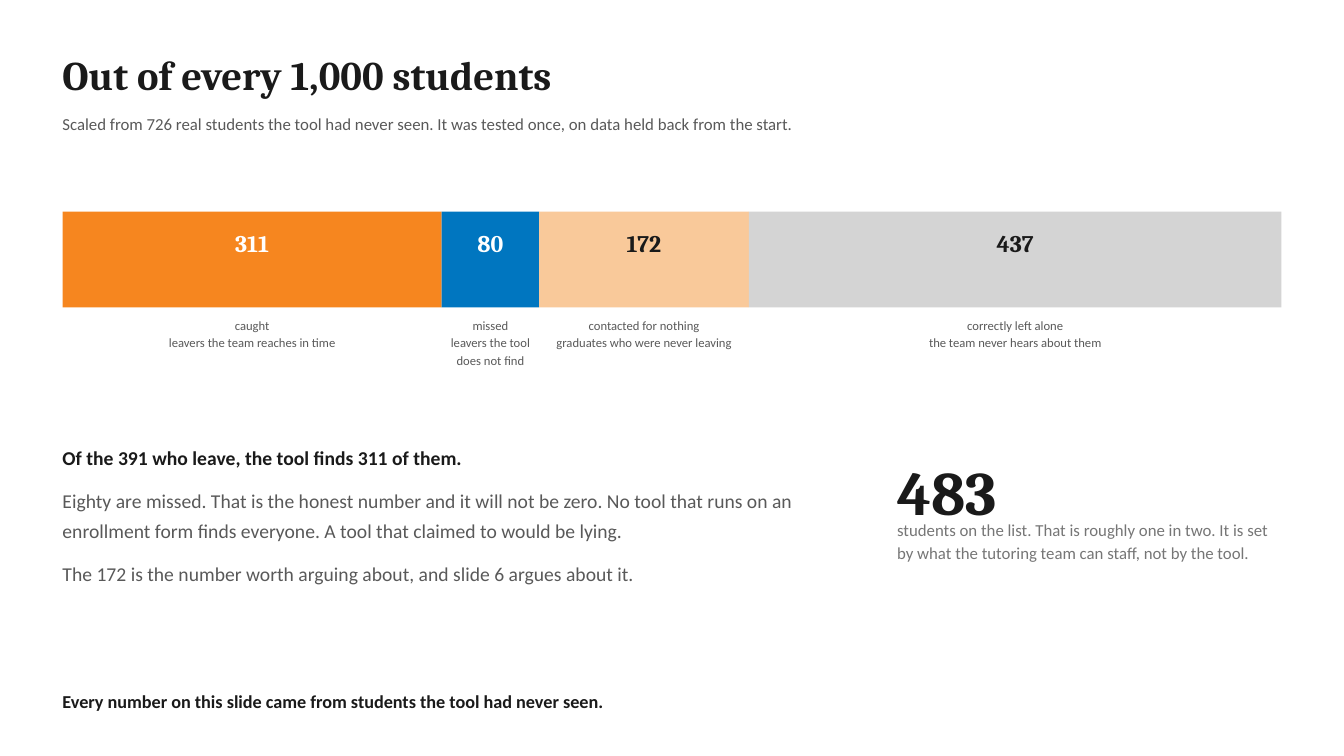
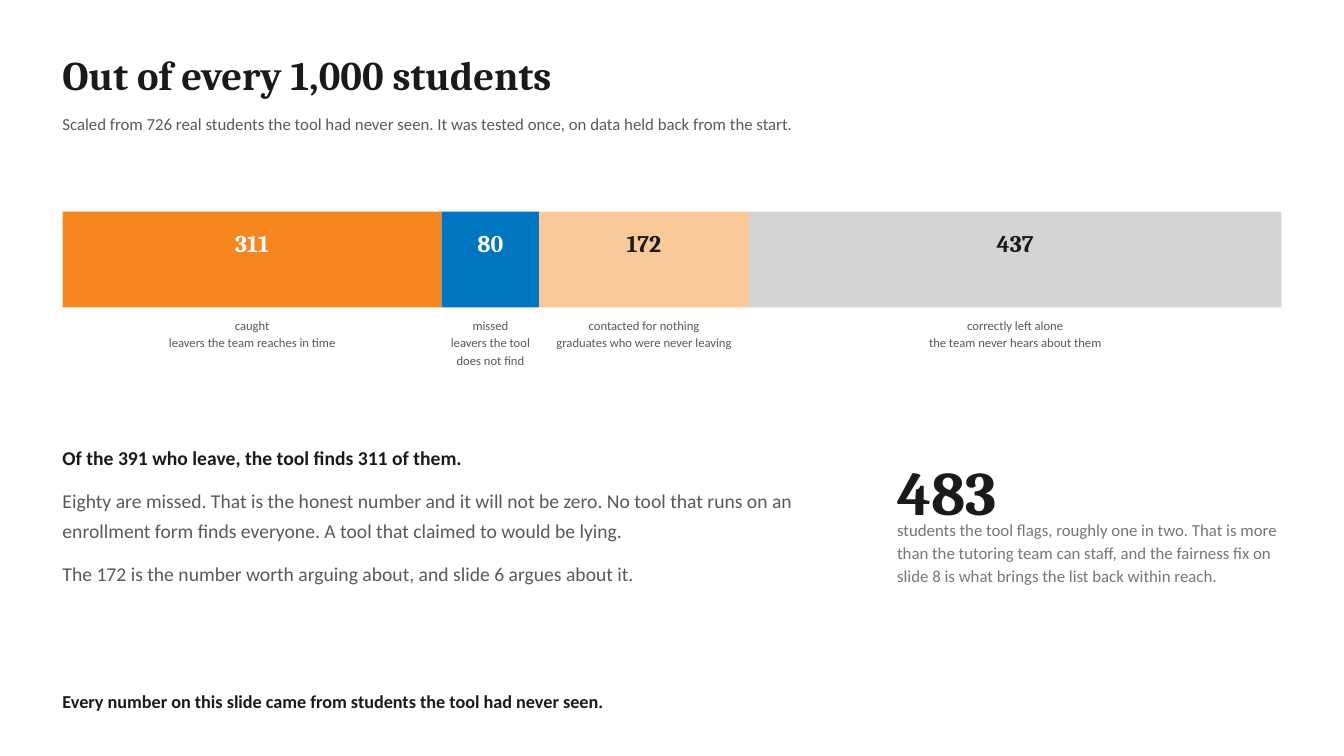
Before and after one commit to jeryldev/pgdaiml-capstone, a slide deck: slide 4 of presentations/business.pptx. Drawn at 1344x756 pixels with LibreOffice and Linux fonts; fonts in the diff are those of the drawing. Boxes give left, top, right and bottom in pixels: in the first picture for what was removed or moved away, otherwise in the second. Text is boxed around its words. In the diff, an @@ line names an element or a change of style, - is before the commit and + after.

Commit message:
feat(step-5): measure and document the ranking seam
Measure that the ExponentiatedGradient ranking collapses to five bands
(PR-AUC 0.822 to 0.617), so the shipped fair model picks the flag set
and the base model orders it. The fair set of 410 per 1,000 fits the
450 the team can staff, which is also what first brings the list inside
capacity: the unmitigated 483 overshoots it by 33. Document the seam and
its one failure case across notebook 05, the report, and both decks, add
the capacity print to notebook 05, and correct the parental-occupation
dummy count to 78 to 24.

```diff
--- a/presentations/business.pptx
+++ b/presentations/business.pptx
@@ text at [897,524,1276,585]: text changed @@
-students on the list. That is roughly one in two. It is set by what the tutoring team can staff, not by the tool.
+students the tool flags, roughly one in two. That is more than the tutoring team can staff, and the fairness fix on slide 8 is what brings the list back within reach.
```
Also in this commit, not shown: 3 other slides changed, 9 other files.
